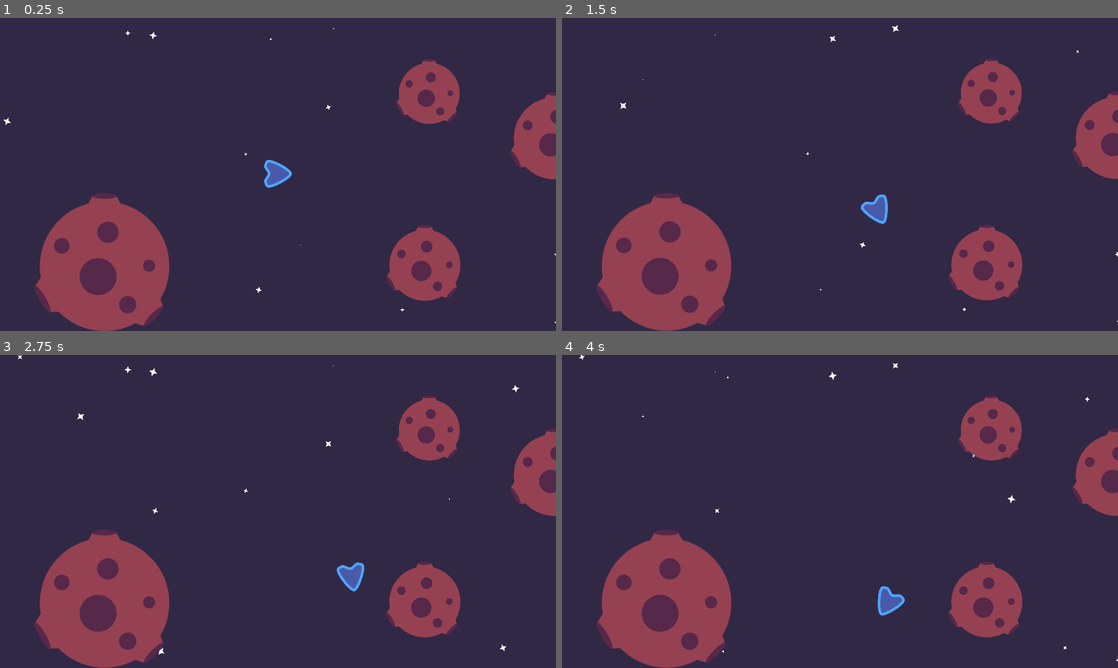
Above: before the commit, frames 1-4 (two rows, left to right).
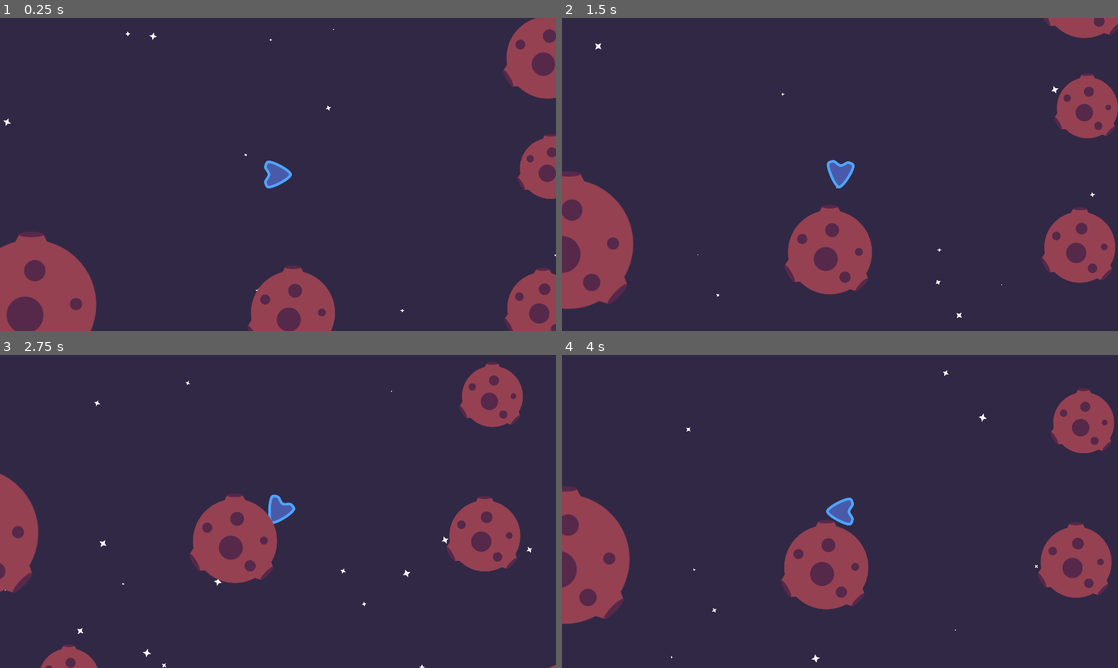
Above: after the commit, the same moments.

Repository: gdquest-demos/godot-mini-tuts-demos
Game: Godot game, scene res://AnchorCameraDemo.tscn
The game is run twice, just before and just after one commit, with the same random seed, the same clock (stepped at 60 frames per second) and the same inputs.
Inputs:
- Up to frame 1 (0.25 s): no input
- Up to frame 2 (1.5 s): hold D (right) 0.53-1.28 s; hold Space (move) 0.53-1.28 s; hold A (left) from 1.28 s (still down); tap Space (move) at 1.35 s
- Up to frame 3 (2.75 s): release A (left) at 2.03 s; hold D (right) from 2.03 s (still down); hold Space (move) from 2.03 s (still down)
- Up to frame 4 (4 s): release Space (move) at 2.78 s; tap Space (move) at 2.85 s; release D (right) at 3.53 s; hold A (left) from 3.53 s (still down); hold Space (move) from 3.53 s (still down)

The runs differ from the first frame. In frame 1, 21% of the frame differs, in the area x 0-100%, y 0-100%; in frame 2, 24%; in frame 3, 24%; in frame 4, 25%.

Commit message:
Anchor camera focused on camera and returning to it

Diff:
--- a/2d/anchor-camera/Actors/Anchor.gd
+++ b/2d/anchor-camera/Actors/Anchor.gd
@@ -2,8 +2,3 @@
 extends Area2D
 
 export var zoom_level := 1.0
-
-
-func _on_Anchor_body_entered(body: Node) -> void:
-	if body is Player:
-		EVENTS.emit_signal("player_entered", self.global_position, self.zoom_level)
--- a/2d/anchor-camera/Actors/Anchor.tscn
+++ b/2d/anchor-camera/Actors/Anchor.tscn
@@ -6,8 +6,9 @@
 extents = Vector2( 960, 540 )
 
 [node name="Anchor" type="Area2D"]
+collision_layer = 4
+collision_mask = 2
 script = ExtResource( 1 )
 
 [node name="CollisionShape2D" type="CollisionShape2D" parent="."]
 shape = SubResource( 1 )
-[connection signal="body_entered" from="." to="." method="_on_Anchor_body_entered"]
--- a/2d/anchor-camera/Actors/AnchorCamera2D.gd
+++ b/2d/anchor-camera/Actors/AnchorCamera2D.gd
@@ -10,14 +10,15 @@
 
 
 func _ready() -> void:
-	EVENTS.connect("player_entered", self, "_on_player_entered")
+	EVENTS.connect("camera_to_anchor", self, "_on_camera_to_anchor")
+	EVENTS.connect("camera_to_player", self, "_on_camera_to_player")
 
 
 func _set_anchor_pos(new_pos: Vector2) -> void:
 	_anchor_pos = new_pos
 	tween.interpolate_property(
 		self,
-		"position",
+		"global_position",
 		global_position,
 		_anchor_pos,
 		anchor_duration,
@@ -40,6 +41,29 @@
 	)
 	tween.start()
 
-func _on_player_entered(new_anchor_position: Vector2, new_zoom_level: float) -> void:
+
+func _set_camera_to_player(prev_anchor_position: Vector2) -> void:
+	set_as_toplevel(false)
+	global_position = prev_anchor_position
+	tween.interpolate_property(
+		self,
+		"position",
+		position,
+		Vector2.ZERO,
+		anchor_duration,
+		tween.TRANS_SINE,
+		tween.EASE_OUT
+	)
+	tween.start()
+
+
+func _on_camera_to_anchor(new_anchor_position: Vector2, new_zoom_level: float) -> void:
+	set_as_toplevel(true)
 	_set_anchor_pos(new_anchor_position)
 	_set_zoom_level(new_zoom_level)
+
+
+func _on_camera_to_player(prev_anchor_position: Vector2) -> void:
+	if not _zoom_level == 1.0:
+		_set_zoom_level(1.0)
+	_set_camera_to_player(prev_anchor_position)
--- /dev/null
+++ b/2d/anchor-camera/Actors/AnchorDetector.gd
@@ -0,0 +1,14 @@
+class_name AnchorDetector
+extends Area2D
+
+
+func _on_AnchorDetector_area_entered(area: Node) -> void:
+	if area is Anchor:
+		EVENTS.emit_signal("camera_to_anchor", area.global_position, area.zoom_level)
+
+
+func _on_AnchorDetector_area_exited(area: Node) -> void:
+	for _area in get_overlapping_areas():
+		if not _area == area and _area is Anchor:
+			return
+	EVENTS.emit_signal("camera_to_player", area.global_position)
--- /dev/null
+++ b/2d/anchor-camera/Actors/AnchorDetector.tscn
@@ -0,0 +1,16 @@
+[gd_scene load_steps=3 format=2]
+
+[ext_resource path="res://Actors/AnchorDetector.gd" type="Script" id=1]
+
+[sub_resource type="CircleShape2D" id=1]
+radius = 25.0
+
+[node name="AnchorDetector" type="Area2D"]
+collision_layer = 2
+collision_mask = 4
+script = ExtResource( 1 )
+
+[node name="CollisionShape2D" type="CollisionShape2D" parent="."]
+shape = SubResource( 1 )
+[connection signal="area_entered" from="." to="." method="_on_AnchorDetector_area_entered"]
+[connection signal="area_exited" from="." to="." method="_on_AnchorDetector_area_exited"]
--- a/2d/anchor-camera/Actors/Player.gd
+++ b/2d/anchor-camera/Actors/Player.gd
@@ -1,9 +1,8 @@
 class_name Player
 extends KinematicBody2D
 
-export var speed := 250
-export var angular_speed := 2.0
-
+export var speed := 350
+export var angular_speed := 3.0
 
 func _physics_process(delta):
 	var direction := Input.get_action_strength('right') - Input.get_action_strength('left')
--- a/2d/anchor-camera/Actors/Player.tscn
+++ b/2d/anchor-camera/Actors/Player.tscn
@@ -1,13 +1,18 @@
-[gd_scene load_steps=4 format=2]
+[gd_scene load_steps=6 format=2]
 
 [ext_resource path="res://Actors/player.png" type="Texture" id=1]
 [ext_resource path="res://Actors/Player.gd" type="Script" id=2]
+[ext_resource path="res://Actors/AnchorCamera2D.tscn" type="PackedScene" id=3]
+[ext_resource path="res://Actors/AnchorDetector.tscn" type="PackedScene" id=4]
 
 [sub_resource type="CircleShape2D" id=1]
 radius = 36.1811
 
 [node name="Player" type="KinematicBody2D"]
 script = ExtResource( 2 )
+__meta__ = {
+"_edit_group_": true
+}
 
 [node name="Sprite" type="Sprite" parent="."]
 texture = ExtResource( 1 )
@@ -15,3 +20,7 @@
 [node name="CollisionShape2D" type="CollisionShape2D" parent="."]
 position = Vector2( -4.87674, 0 )
 shape = SubResource( 1 )
+
+[node name="AnchorCamera" parent="." instance=ExtResource( 3 )]
+
+[node name="AnchorDetector" parent="." instance=ExtResource( 4 )]
--- a/2d/anchor-camera/AnchorCameraDemo.tscn
+++ b/2d/anchor-camera/AnchorCameraDemo.tscn
@@ -1,9 +1,8 @@
-[gd_scene load_steps=6 format=2]
+[gd_scene load_steps=5 format=2]
 
 [ext_resource path="res://Actors/Player.tscn" type="PackedScene" id=1]
 [ext_resource path="res://Actors/Obstacle.tscn" type="PackedScene" id=2]
 [ext_resource path="res://Level/StarField.tscn" type="PackedScene" id=3]
-[ext_resource path="res://Actors/AnchorCamera2D.tscn" type="PackedScene" id=5]
 [ext_resource path="res://Actors/Anchor.tscn" type="PackedScene" id=6]
 
 [node name="AnchorCameraDemo" type="Node2D"]
@@ -12,14 +11,9 @@
 position = Vector2( 960, 540 )
 amount = 60
 
-[node name="AnchorCamera" parent="." instance=ExtResource( 5 )]
-
 [node name="Player" parent="." instance=ExtResource( 1 )]
 
 [node name="Anchors" type="Node" parent="."]
-
-[node name="Anchor" parent="Anchors" instance=ExtResource( 6 )]
-position = Vector2( 0, 3.94177 )
 
 [node name="Anchor2" parent="Anchors" instance=ExtResource( 6 )]
 position = Vector2( 2878.87, 497.217 )
@@ -32,7 +26,7 @@
 [node name="Obstacles" type="Node" parent="."]
 
 [node name="Obstacle" parent="Obstacles" instance=ExtResource( 2 )]
-position = Vector2( 522.013, -277.762 )
+position = Vector2( 940.197, -21.8047 )
 
 [node name="Obstacle2" parent="Obstacles" instance=ExtResource( 2 )]
 position = Vector2( 2261.59, 528.573 )
@@ -51,7 +45,7 @@
 scale = Vector2( 0.658088, 0.658088 )
 
 [node name="Obstacle4" parent="Obstacles" instance=ExtResource( 2 )]
-position = Vector2( -599.745, 318.004 )
+position = Vector2( -852.097, 447.785 )
 scale = Vector2( 2.12399, 2.12399 )
 
 [node name="Obstacle5" parent="Obstacles" instance=ExtResource( 2 )]
@@ -63,7 +57,7 @@
 scale = Vector2( 0.931936, 0.931936 )
 
 [node name="Obstacle6" parent="Obstacles" instance=ExtResource( 2 )]
-position = Vector2( 955.285, -123.034 )
+position = Vector2( 930.05, -404.227 )
 scale = Vector2( 1.34434, 1.34434 )
 
 [node name="Obstacle24" parent="Obstacles" instance=ExtResource( 2 )]
@@ -79,7 +73,7 @@
 scale = Vector2( 1.34434, 1.34434 )
 
 [node name="Obstacle7" parent="Obstacles" instance=ExtResource( 2 )]
-position = Vector2( 506.611, 315.073 )
+position = Vector2( 913.98, 459.274 )
 scale = Vector2( 1.16435, 1.16435 )
 
 [node name="Obstacle19" parent="Obstacles" instance=ExtResource( 2 )]
@@ -100,7 +94,7 @@
 position = Vector2( 1186.42, 1006.53 )
 
 [node name="Obstacle17" parent="Obstacles" instance=ExtResource( 2 )]
-position = Vector2( 512.605, 826.169 )
+position = Vector2( 51.1609, 476.481 )
 scale = Vector2( 1.37922, 1.37922 )
 
 [node name="Obstacle16" parent="Obstacles" instance=ExtResource( 2 )]
@@ -129,3 +123,5 @@
 
 [node name="Obstacle10" parent="Obstacles" instance=ExtResource( 2 )]
 position = Vector2( -521.84, 952.211 )
+
+[editable path="Player"]
--- a/2d/anchor-camera/Singletone/Events.gd
+++ b/2d/anchor-camera/Singletone/Events.gd
@@ -1,6 +1,4 @@
 extends Node
 
-signal zoom_level_changed(new_value)
-signal zoom_slider_changed(new_value)
-signal zoom_anchor_changed(new_anchor_pos)
-signal player_entered(new_anchor_pos, new_zoom_level)
+signal camera_to_player(new_anchor_pos)
+signal camera_to_anchor(new_anchor_pos, new_zoom_level)
--- a/2d/anchor-camera/project.godot
+++ b/2d/anchor-camera/project.godot
@@ -19,6 +19,11 @@
 "language": "GDScript",
 "path": "res://Actors/AnchorCamera2D.gd"
 }, {
+"base": "Area2D",
+"class": "AnchorDetector",
+"language": "GDScript",
+"path": "res://Actors/AnchorDetector.gd"
+}, {
 "base": "KinematicBody2D",
 "class": "Player",
 "language": "GDScript",
@@ -27,6 +32,7 @@
 _global_script_class_icons={
 "Anchor": "",
 "AnchorCamera2D": "",
+"AnchorDetector": "",
 "Player": ""
 }
 
